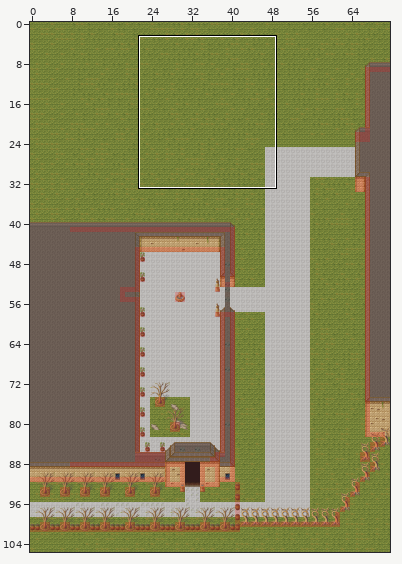
Level history. Tiled map: LegendOfYang/Resources/arbor.tmx. Above, an overview of the earlier version with the close-up marked.
Close-up. First the earlier version:
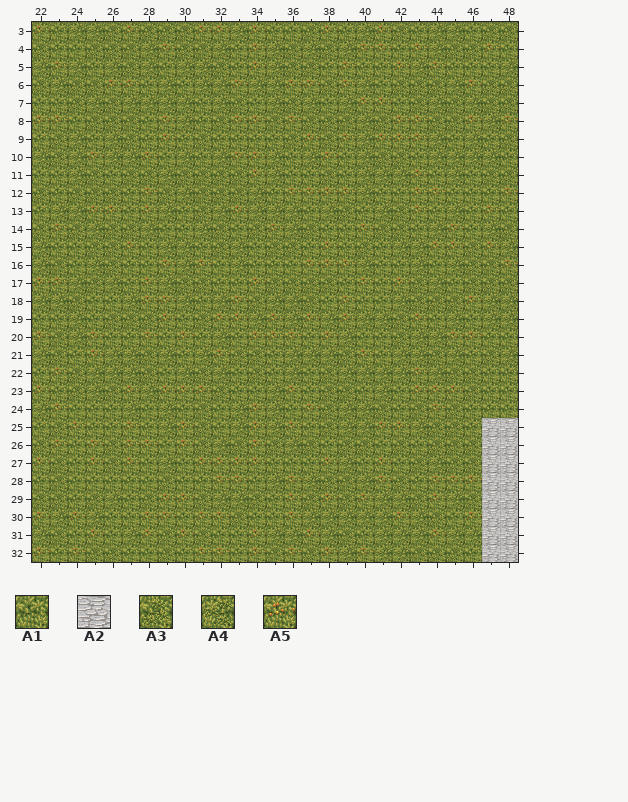
Cells are 32x32 px. Shown: x 22..48, y 3..32.
Key: from "magecity": A1 0, A2 1, A3 290, A4 291, A5 292.
__ is an empty cell, ## one hidden under a higher layer.
Layer "Background" before, first column x 22:
 3 A5 A1 A4 A4 A3 A5 A3 A3 A3 A5 A5 A4 A5 A1 A1 A3 A5 A1 A4 A5 A3 A1 A4 A4 A1 A3 A3
 4 A3 A1 A1 A3 A3 A3 A4 A5 A3 A3 A4 A1 A5 A4 A3 A4 A3 A4 A5 A5 A1 A5 A4 A3 A3 A5 A1
 5 A4 A5 A4 A1 A4 A3 A4 A1 A4 A4 A3 A1 A5 A4 A3 A3 A1 A5 A1 A1 A5 A4 A5 A1 A1 A1 A4
 6 A3 A4 A3 A3 A5 A5 A1 A4 A1 A4 A4 A5 A4 A4 A5 A5 A3 A5 A4 A1 A3 A3 A3 A4 A5 A3 A3
 7 A1 A1 A3 A4 A3 A4 A4 A4 A4 A1 A4 A3 A1 A4 A3 A4 A1 A4 A5 A5 A1 A3 A4 A3 A4 A3 A3
 8 A5 A5 A1 A3 A3 A3 A1 A5 A4 A1 A3 A5 A5 A3 A5 A3 A3 A3 A4 A3 A5 A5 A3 A3 A5 A4 A5
 9 A1 A3 A4 A1 A4 A3 A1 A5 A1 A3 A1 A1 A1 A1 A3 A5 A3 A5 A4 A5 A5 A5 A4 A1 A4 A1 A3
10 A4 A3 A4 A5 A4 A4 A5 A1 A4 A1 A4 A5 A5 A4 A1 A4 A5 A1 A4 A3 A3 A1 A4 A4 A4 A4 A1
11 A1 A1 A4 A3 A1 A3 A3 A4 A3 A3 A3 A3 A5 A4 A1 A1 A3 A1 A4 A4 A4 A5 A1 A4 A1 A3 A3
12 A3 A1 A3 A3 A3 A1 A5 A3 A4 A3 A3 A3 A4 A1 A5 A5 A5 A5 A4 A1 A1 A5 A5 A1 A1 A1 A5
13 A1 A4 A4 A5 A5 A1 A5 A4 A1 A3 A4 A5 A4 A4 A4 A1 A4 A3 A1 A4 A3 A5 A1 A4 A1 A5 A1
14 A3 A5 A3 A4 A3 A3 A4 A1 A1 A4 A3 A1 A3 A5 A4 A3 A1 A1 A5 A3 A3 A1 A4 A5 A1 A4 A3
15 A4 A1 A1 A3 A3 A5 A1 A4 A4 A1 A3 A4 A1 A3 A3 A1 A5 A1 A3 A1 A4 A4 A5 A5 A3 A5 A4
16 A4 A3 A1 A4 A3 A1 A1 A5 A4 A5 A1 A4 A1 A1 A1 A5 A5 A5 A4 A1 A1 A4 A1 A4 A3 A3 A5
17 A5 A5 A4 A3 A4 A1 A5 A4 A3 A3 A1 A1 A5 A3 A3 A3 A3 A1 A5 A1 A5 A3 A4 A1 A3 A3 A3
18 A4 A4 A3 A1 A1 A4 A5 A5 A4 A1 A4 A5 A3 A4 A4 A3 A1 A5 A1 A1 A4 A3 A3 A3 A5 A4 A4
19 A1 A1 A4 A1 A3 A3 A3 A5 A1 A3 A5 A5 A4 A5 A4 A5 A4 A5 A4 A4 A3 A5 A1 A4 A1 A4 A4
20 A5 A3 A4 A5 A1 A1 A5 A1 A5 A1 A4 A1 A5 A5 A5 A1 A5 A4 A1 A1 A3 A4 A4 A5 A5 A1 A1
21 A4 A3 A1 A5 A4 A4 A3 A4 A1 A4 A5 A3 A3 A1 A4 A4 A4 A3 A5 A1 A4 A4 A3 A4 A1 A3 A4
22 A1 A5 A3 A4 A4 A4 A3 A1 A4 A3 A4 A1 A3 A1 A4 A1 A3 A4 A4 A4 A4 A5 A4 A3 A3 A1 A1
23 A5 A1 A3 A4 A3 A5 A4 A5 A5 A5 A3 A1 A1 A4 A5 A1 A3 A3 A1 A4 A1 A5 A5 A5 A3 A1 A1
24 A4 A5 A1 A1 A1 A4 A1 A4 A1 A3 A1 A4 A5 A4 A1 A5 A3 A4 A4 A3 A1 A3 A5 A3 A1 A1 A1
25 A1 A3 A5 A1 A1 A5 A1 A4 A5 A3 A1 A4 A5 A4 A5 A1 A3 A4 A4 A5 A5 A4 A3 A3 A1 A2 A2
26 A3 A5 A1 A5 A3 A5 A5 A1 A5 A3 A4 A3 A5 A3 A4 A3 A1 A3 A3 A1 A3 A1 A3 A3 A3 A2 A2
27 A5 A3 A1 A5 A3 A5 A1 A4 A1 A5 A5 A5 A5 A1 A1 A1 A5 A4 A1 A5 A1 A3 A4 A3 A3 A2 A2
28 A1 A3 A1 A1 A1 A1 A1 A3 A1 A1 A5 A5 A1 A4 A5 A4 A3 A3 A4 A5 A3 A1 A5 A5 A5 A2 A2
29 A3 A3 A1 A3 A4 A1 A3 A5 A5 A3 A4 A4 A3 A1 A5 A3 A5 A3 A5 A4 A4 A3 A5 A4 A3 A2 A2
30 A5 A4 A5 A4 A1 A1 A5 A5 A1 A5 A5 A3 A1 A1 A5 A4 A4 A4 A4 A4 A5 A4 A3 A1 A5 A2 A2
31 A4 A3 A1 A5 A1 A4 A5 A3 A5 A3 A1 A1 A5 A4 A4 A5 A4 A3 A1 A4 A4 A4 A5 A4 A4 A2 A2
32 A5 A1 A5 A3 A3 A1 A1 A3 A1 A5 A5 A1 A5 A3 A5 A3 A5 A4 A5 A4 A4 A3 A3 A3 A1 A2 A2
After the commit:
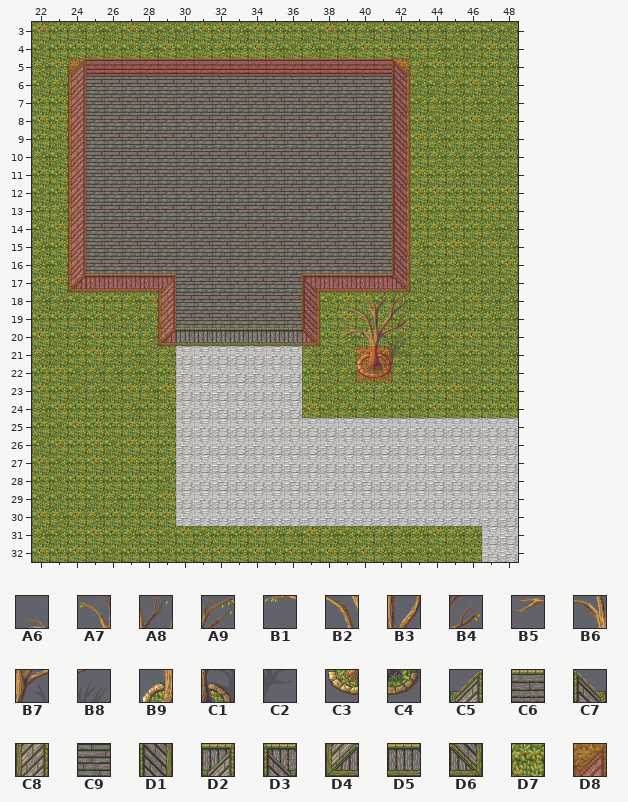
Further tiles: from "magecity": A6 116, A7 117, A8 118, A9 119, B1 124, B2 125, B3 126, B4 127, B5 132, B6 133, B7 134, B8 135, B9 141, C1 142, C2 143, C3 149, C4 150, C5 189, C6 190, C7 191, C8 197, C9 198, D1 199, D2 203, D3 204, D4 205, D5 206, D6 207, D7 293; from "meta_tiles": D8 0.
See-through tiles are keyed as they look on the map.
Log entry: fixed arbor store map tile sets issue
The edit:
Layer "Background":
y 5: x 25..41 A1 A4 A3 A4 A1 A4 A4 A3 A1 A5 A4 A3 A3 A1 A5 A1 A1 -> C6 C6 C6 C6 C6 C6 C6 C6 C6 C6 C6 C6 C6 C6 C6 C6 C6
y 6: x 24..42 A3 A3 A5 A5 A1 A4 A1 A4 A4 A5 A4 A4 A5 A5 A3 A5 A4 A1 A3 -> C8 C9 C9 C9 C9 C9 C9 C9 C9 C9 C9 C9 C9 C9 C9 C9 C9 C9 D1
y 7: x 24..42 A3 A4 A3 A4 A4 A4 A4 A1 A4 A3 A1 A4 A3 A4 A1 A4 A5 A5 A1 -> C8 C9 C9 C9 C9 C9 C9 C9 C9 C9 C9 C9 C9 C9 C9 C9 C9 C9 D1
y 8: x 24..42 A1 A3 A3 A3 A1 A5 A4 A1 A3 A5 A5 A3 A5 A3 A3 A3 A4 A3 A5 -> C8 C9 C9 C9 C9 C9 C9 C9 C9 C9 C9 C9 C9 C9 C9 C9 C9 C9 D1
y 9: x 24..42 A4 A1 A4 A3 A1 A5 A1 A3 A1 A1 A1 A1 A3 A5 A3 A5 A4 A5 A5 -> C8 C9 C9 C9 C9 C9 C9 C9 C9 C9 C9 C9 C9 C9 C9 C9 C9 C9 D1
y 10: x 24..42 A4 A5 A4 A4 A5 A1 A4 A1 A4 A5 A5 A4 A1 A4 A5 A1 A4 A3 A3 -> C8 C9 C9 C9 C9 C9 C9 C9 C9 C9 C9 C9 C9 C9 C9 C9 C9 C9 D1
y 11: x 24..42 A4 A3 A1 A3 A3 A4 A3 A3 A3 A3 A5 A4 A1 A1 A3 A1 A4 A4 A4 -> C8 C9 C9 C9 C9 C9 C9 C9 C9 C9 C9 C9 C9 C9 C9 C9 C9 C9 D1
y 12: x 24..42 A3 A3 A3 A1 A5 A3 A4 A3 A3 A3 A4 A1 A5 A5 A5 A5 A4 A1 A1 -> C8 C9 C9 C9 C9 C9 C9 C9 C9 C9 C9 C9 C9 C9 C9 C9 C9 C9 D1
y 13: x 24..42 A4 A5 A5 A1 A5 A4 A1 A3 A4 A5 A4 A4 A4 A1 A4 A3 A1 A4 A3 -> C8 C9 C9 C9 C9 C9 C9 C9 C9 C9 C9 C9 C9 C9 C9 C9 C9 C9 D1
y 14: x 24..42 A3 A4 A3 A3 A4 A1 A1 A4 A3 A1 A3 A5 A4 A3 A1 A1 A5 A3 A3 -> C8 C9 C9 C9 C9 C9 C9 C9 C9 C9 C9 C9 C9 C9 C9 C9 C9 C9 D1
y 15: x 24..42 A1 A3 A3 A5 A1 A4 A4 A1 A3 A4 A1 A3 A3 A1 A5 A1 A3 A1 A4 -> C8 C9 C9 C9 C9 C9 C9 C9 C9 C9 C9 C9 C9 C9 C9 C9 C9 C9 D1
y 16: x 24..42 A1 A4 A3 A1 A1 A5 A4 A5 A1 A4 A1 A1 A1 A5 A5 A5 A4 A1 A1 -> C8 C9 C9 C9 C9 C9 C9 C9 C9 C9 C9 C9 C9 C9 C9 C9 C9 C9 D1
y 17: x 24..33 A4 A3 A4 A1 A5 A4 A3 A3 A1 A1 -> D4 D5 D5 D5 D5 D2 ## ## ## ##; x 35..42 A3 A3 A3 A3 A1 A5 A1 A5 -> ## ## D3 D5 D5 D5 D5 D6
y 18: x 28..29 A5 A5 -> D7 C8; x 32..38 A4 A5 A3 A4 A4 A3 A1 -> ## ## ## ## ## D1 A3
y 19: x 29..30 A5 A1 -> C8 ##; x 33 A5 -> ##; x 35..38 A5 A4 A5 A4 -> ## ## D1 A1
y 20: x 28..38 A5 A1 A5 A1 A4 A1 A5 A5 A5 A1 A5 -> A4 D4 ## ## ## ## ## ## ## D6 A1
y 21: x 30..36 A1 A4 A5 A3 A3 A1 A4 -> A2 A2 A2 A2 A2 A2 A2
y 22: x 30..36 A4 A3 A4 A1 A3 A1 A4 -> A2 A2 A2 A2 A2 A2 A2
y 23: x 30..36 A5 A5 A3 A1 A1 A4 A5 -> A2 A2 A2 A2 A2 A2 A2
y 24: x 30..36 A1 A3 A1 A4 A5 A4 A1 -> A2 A2 A2 A2 A2 A2 A2
y 25: x 30..46 A5 A3 A1 A4 A5 A4 A5 A1 A3 A4 A4 A5 A5 A4 A3 A3 A1 -> A2 A2 A2 A2 A2 A2 A2 A2 A2 A2 A2 A2 A2 A2 A2 A2 A2
y 26: x 30..46 A5 A3 A4 A3 A5 A3 A4 A3 A1 A3 A3 A1 A3 A1 A3 A3 A3 -> A2 A2 A2 A2 A2 A2 A2 A2 A2 A2 A2 A2 A2 A2 A2 A2 A2
y 27: x 30..46 A1 A5 A5 A5 A5 A1 A1 A1 A5 A4 A1 A5 A1 A3 A4 A3 A3 -> A2 A2 A2 A2 A2 A2 A2 A2 A2 A2 A2 A2 A2 A2 A2 A2 A2
y 28: x 30..46 A1 A1 A5 A5 A1 A4 A5 A4 A3 A3 A4 A5 A3 A1 A5 A5 A5 -> A2 A2 A2 A2 A2 A2 A2 A2 A2 A2 A2 A2 A2 A2 A2 A2 A2
y 29: x 30..46 A5 A3 A4 A4 A3 A1 A5 A3 A5 A3 A5 A4 A4 A3 A5 A4 A3 -> A2 A2 A2 A2 A2 A2 A2 A2 A2 A2 A2 A2 A2 A2 A2 A2 A2
y 30: x 30..46 A1 A5 A5 A3 A1 A1 A5 A4 A4 A4 A4 A4 A5 A4 A3 A1 A5 -> A2 A2 A2 A2 A2 A2 A2 A2 A2 A2 A2 A2 A2 A2 A2 A2 A2
Layer "Foreground":
y 5: x 24 __ -> C5; x 42 __ -> C7
y 17: x 30..36 __ __ __ __ __ __ __ -> C9 C9 C9 C9 C9 C9 C9
y 18: x 30..36 __ __ __ __ __ __ __ -> C9 C9 C9 C9 C9 C9 C9; x 39..42 __ __ __ __ -> A6 A7 A8 A9
y 19: x 30..36 __ __ __ __ __ __ __ -> C9 C9 C9 C9 C9 C9 C9; x 39..42 __ __ __ __ -> B1 B2 B3 B4
y 20: x 30..36 __ __ __ __ __ __ __ -> D5 D5 D5 D5 D5 D5 D5; x 39..42 __ __ __ __ -> B5 B6 B7 B8
y 21: x 40..42 __ __ __ -> B9 C1 C2
y 22: x 40..41 __ __ -> C3 C4
Layer "Meta":
y 5: x 24..42 __ __ __ __ __ __ __ __ __ __ __ __ __ __ __ __ __ __ __ -> D8 D8 D8 D8 D8 D8 D8 D8 D8 D8 D8 D8 D8 D8 D8 D8 D8 D8 D8
y 6..16: x 24 __ -> D8; x 42 __ -> D8
y 17: x 24..29 __ __ __ __ __ __ -> D8 D8 D8 D8 D8 D8; x 37..42 __ __ __ __ __ __ -> D8 D8 D8 D8 D8 D8
y 18..20: x 29 __ -> D8; x 37 __ -> D8
y 21..22: x 40..41 __ __ -> D8 D8
Boxes around the changes in both close-ups, in picture pixels (x1, y1, x2, y2):
changed: (68, 58, 482, 526)
